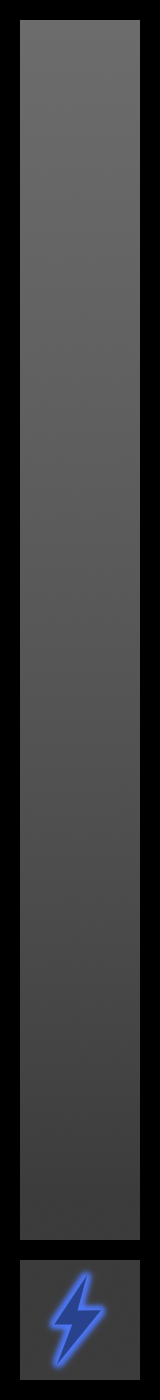
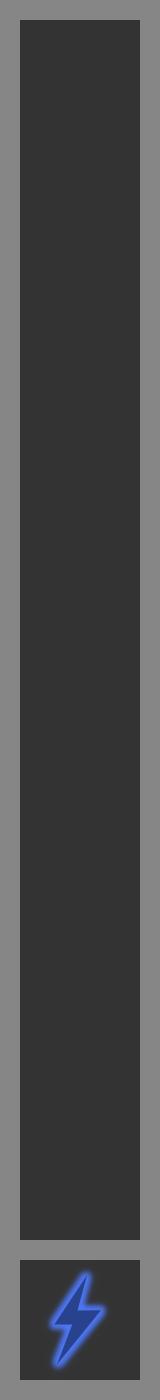
Layers edited between the first and the second 160 x 1400 image:
painted on "Border" over [0, 0, 160, 1400]
"Background": opacity 100% → 80%, painted on it over [0, 0, 160, 1400]
